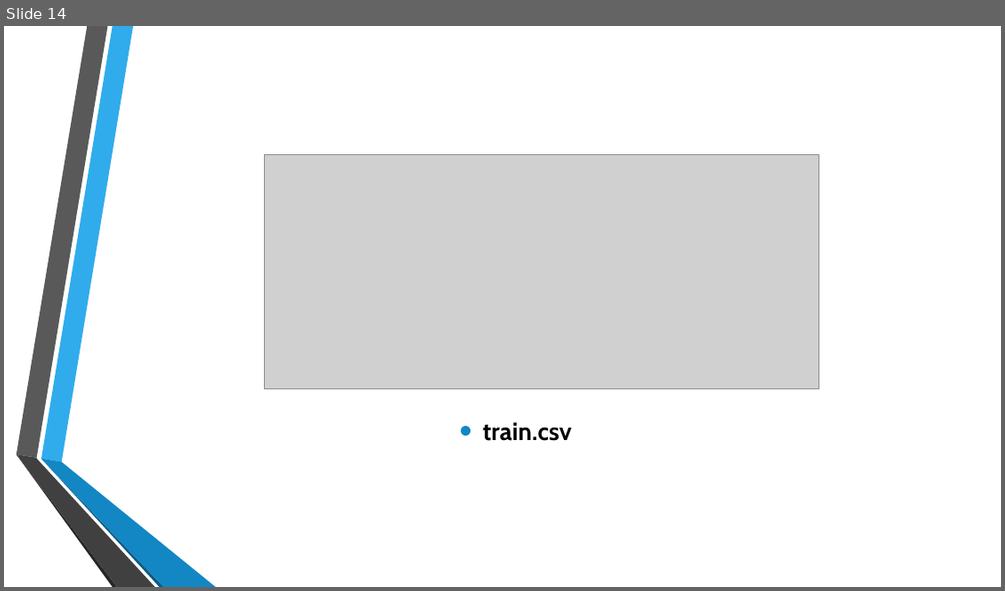
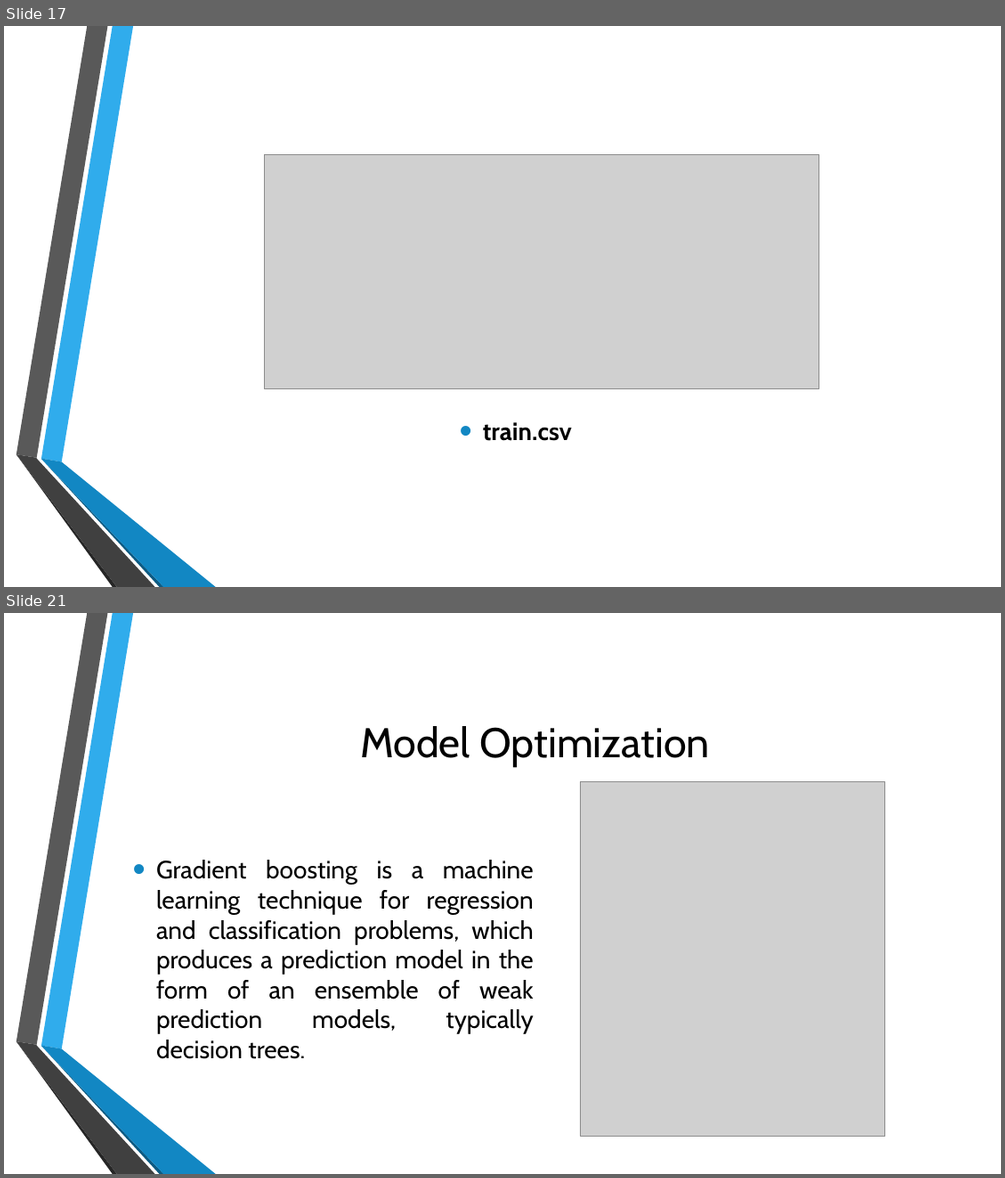
Before and after one commit to nihitjain11/IBM_MiniProject-II, a slide deck: Presentation1.pptx. Shown one above the other, each under a label of ours: slide 14 before the commit, slides 17 and 21 after it; the slides between them are not shown. The pictures are 1005x591 and 1005x1178 pixels, drawn with LibreOffice and Linux fonts; fonts in the diff are those of the drawing; grey boxes stand for pictures; background and template pictures are left out. Boxes give left, top, right and bottom in pixels: in the first picture for what was removed or moved away, otherwise in the second. Text is boxed around its words. In the diff, an @@ line names an element or a change of style, - is before the commit and + after.

```diff
--- a/Presentation1.pptx
+++ b/Presentation1.pptx
@@ slide 21 added at [4,613,1001,1174], background picture (left out); not listed: 6 template elements that a slide beside it also shows @@
@@ title added at [360,726,710,767], 40 pt, text #000000 @@
+Model Optimization
@@ picture added at [580,782,884,1135] @@
@@ text added at [156,860,534,1059], 24 pt, text #000000 @@
+• Gradient boosting is a machine learning technique for regression and classification problems, which produces a prediction model in the form of an ensemble of weak prediction models, typically decision trees.
@@ what was slide 14 is now slide 17 @@
```
Also in this commit, not shown: 6 slides changed, 4 other slides added, 2 slides removed.
